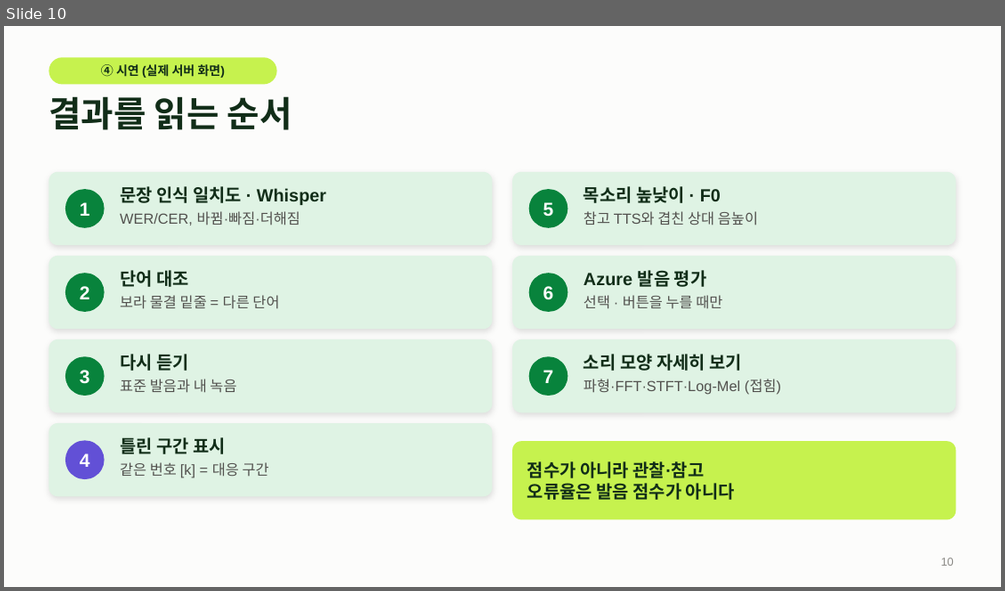
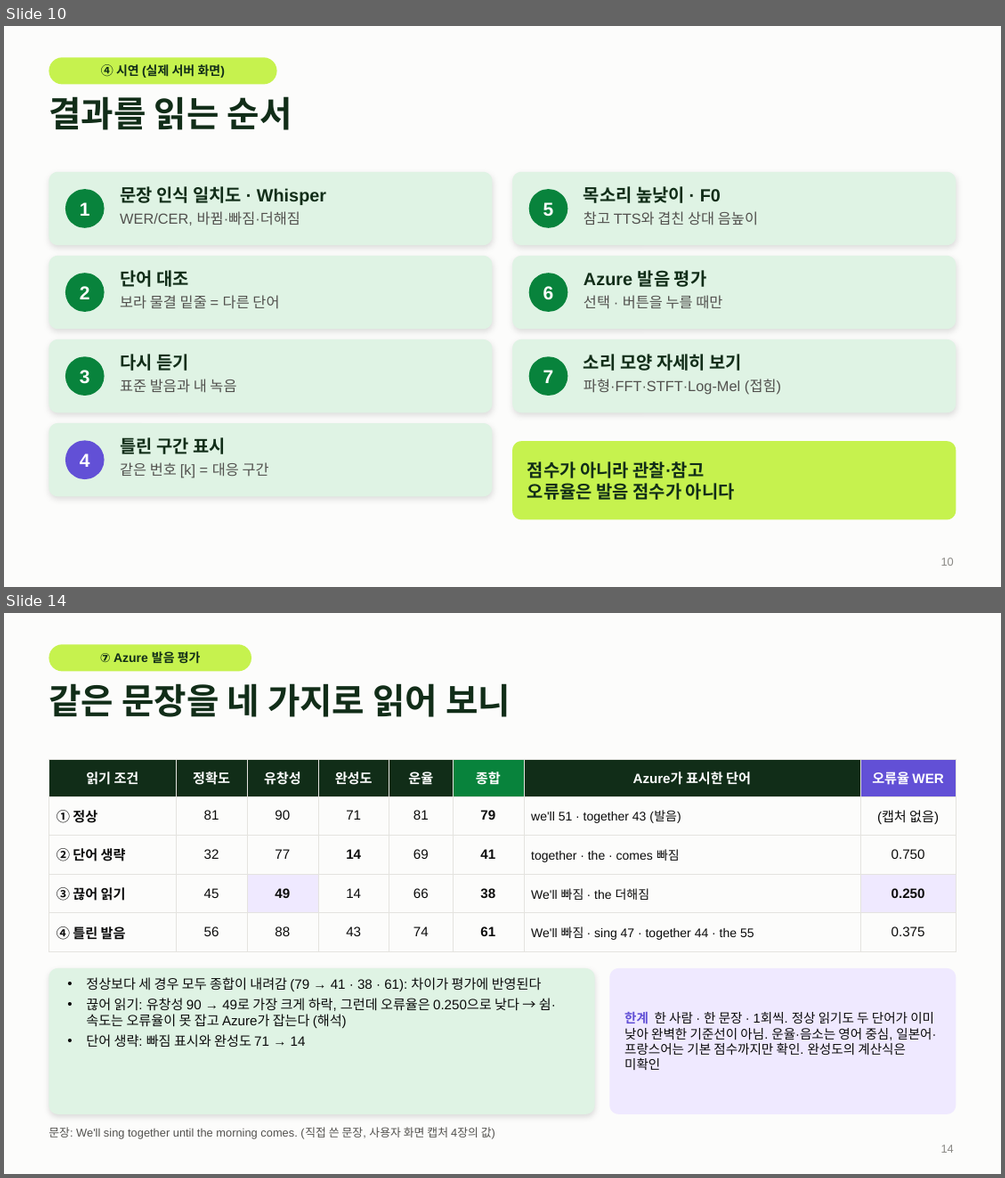
Before and after one commit to greenkey20/song-lingo, a slide deck: docs/slides/발표_20261112_초안.pptx. Shown one above the other, each under a label of ours: slide 10 before the commit, slides 10 and 14 after it; the slides between them are not shown. The pictures are 1005x591 and 1005x1178 pixels, drawn with LibreOffice and Linux fonts; fonts in the diff are those of the drawing; background and template pictures are left out. Boxes give left, top, right and bottom in pixels: in the first picture for what was removed or moved away, otherwise in the second. Text is boxed around its words. In the diff, an @@ line names an element or a change of style, - is before the commit and + after.

```diff
--- a/docs/slides/발표_20261112_초안.pptx
+++ b/docs/slides/발표_20261112_초안.pptx
@@ slide 14 added at [4,613,1001,1174], background #FCFCFB @@
@@ rounded rectangle added at [48,644,251,672], fill #C6F24E @@
@@ text added at [100,651,201,664], 12 pt, text #112D18, bold @@
+⑦ Azure 발음 평가
@@ title added at [48,683,510,717], 34 pt, text #112D18, bold @@
+같은 문장을 네 가지로 읽어 보니
@@ table added at [48,759,956,1014], 5 rows, 8 columns @@
+읽기 조건 | 정확도 | 유창성 | 완성도 | 운율 | 종합 | Azure가 표시한 단어 | 오류율 WER
+① 정상 | 81 | 90 | 71 | 81 | 79 | we'll 51 · together 43 (발음) | (캡처 없음)
+② 단어 생략 | 32 | 77 | 14 | 69 | 41 | together · the · comes 빠짐 | 0.750
+③ 끊어 읽기 | 45 | 49 | 14 | 66 | 38 | We'll 빠짐 · the 더해짐 | 0.250
+④ 틀린 발음 | 56 | 88 | 43 | 74 | 61 | We'll 빠짐 · sing 47 · together 44 · the 55 | 0.375
@@ rounded rectangle added at [48,968,595,1114], fill #DFF3E4 @@
@@ text added at [86,977,556,1047], 13 pt, text #0B0B0B @@
+• 정상보다 세 경우 모두 종합이 내려감 (79 → 41 · 38 · 61): 차이가 평가에 반영된다
+• 끊어 읽기: 유창성 90 → 49로 가장 크게 하락, 그런데 오류율은 0.250으로 낮다 → 쉼·속도는 오류율이 못 잡고 Azure가 잡는다 (해석)
+• 단어 생략: 빠짐 표시와 완성도 71 → 14
@@ rounded rectangle added at [610,968,956,1114], fill #EFE9FF @@
@@ text added at [624,1012,936,1070], 12.5 pt, text #0B0B0B @@
+한계 한 사람 · 한 문장 · 1회씩. 정상 읽기도 두 단어가 이미 낮아 완벽한 기준선이 아님. 운율·음소는 영어 중심, 일본어·프랑스어는 기본 점수까지만 확인. 완성도의 계산식은 미확인
@@ text added at [48,1127,495,1139], 11 pt, text #52514E @@
+문장: We'll sing together until the morning comes. (직접 쓴 문장, 사용자 화면 캡처 4장의 값)
@@ page number added at [941,1144,954,1152], 11 pt, text #8A8985 @@
+14
```
Also in this commit, not shown: 11 slides changed, 6 other slides added, 1 slide removed, 6 other files.
